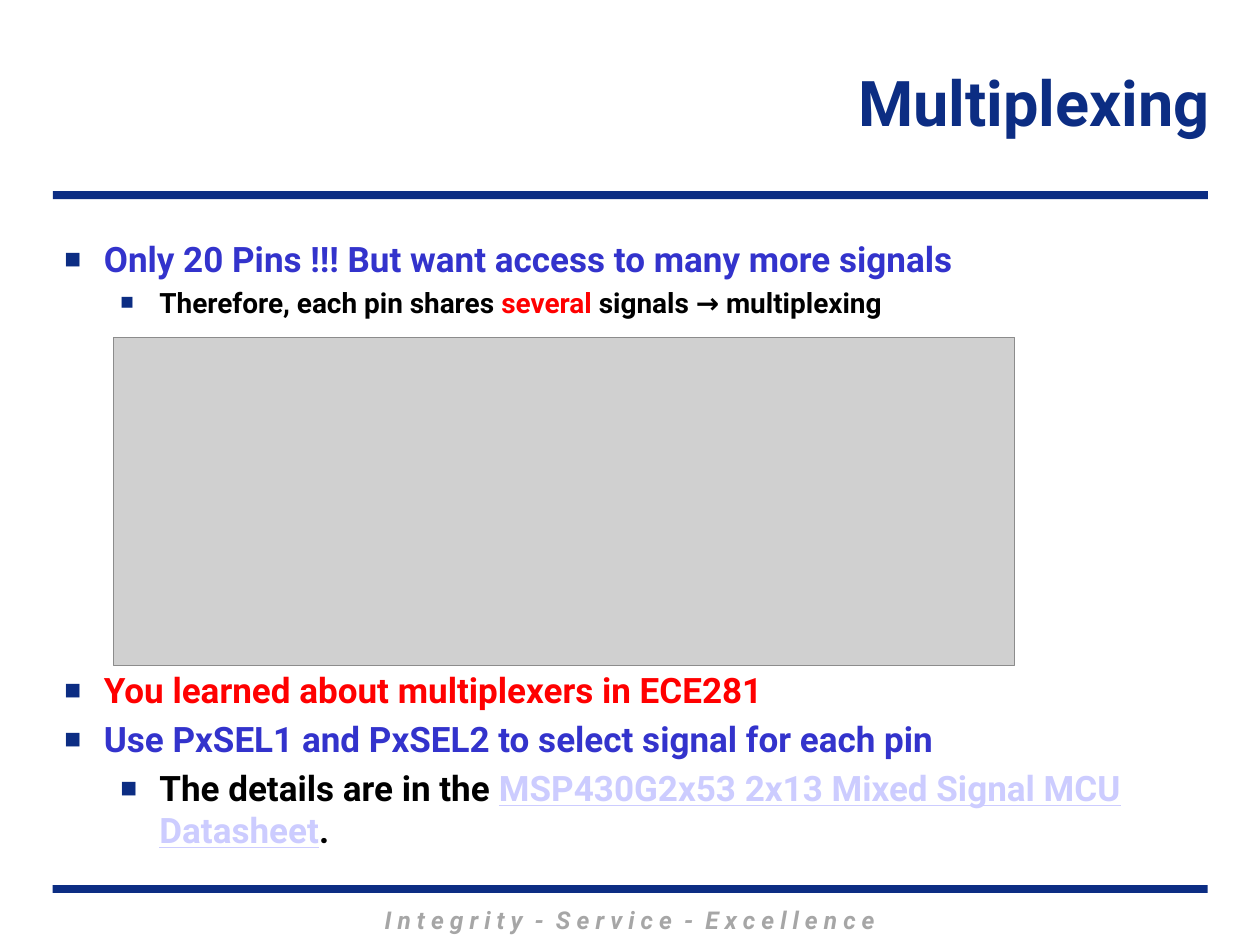
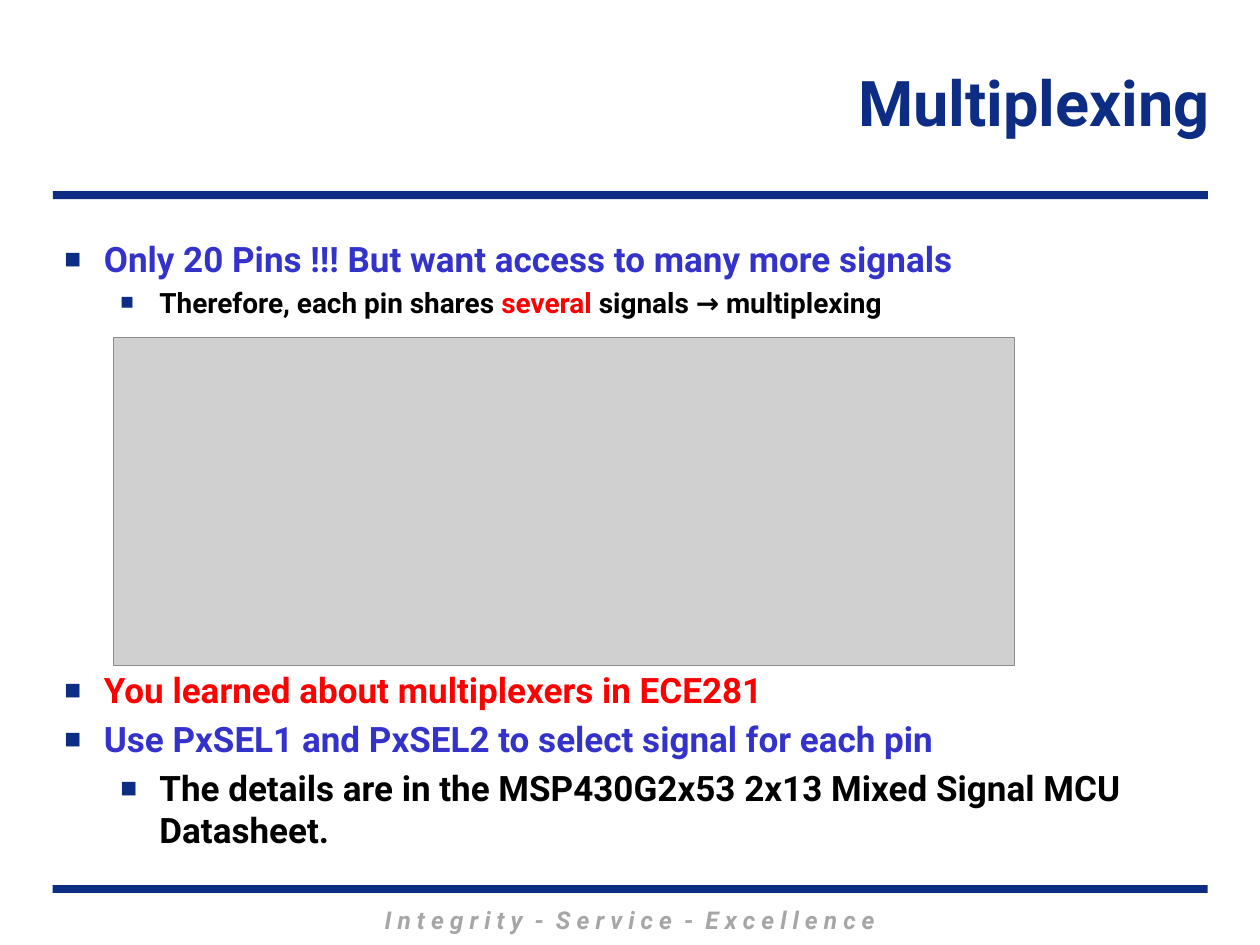
Before and after one commit to MarsUniversity/ECE382, a slide deck: slide 7 of source/lessons/lsn13/Lsn13.pptx. Drawn at 1260x945 pixels with LibreOffice and Linux fonts; fonts in the diff are those of the drawing; grey boxes stand for pictures; background and template pictures are left out. Boxes give left, top, right and bottom in pixels: in the first picture for what was removed or moved away, otherwise in the second. Text is boxed around its words. In the diff, an @@ line names an element or a change of style, - is before the commit and + after.

```diff
--- a/source/lessons/lsn13/Lsn13.pptx
+++ b/source/lessons/lsn13/Lsn13.pptx
@@ text at box(159, 774, 1120, 844): text colour #CCCCFF to #000000, underline off in "MSP430G2x53 2x13 Mixed Signal MCU Datasheet." @@
```
Also in this commit, not shown: 2 other slides changed, 2 slides added, 9 other files.
